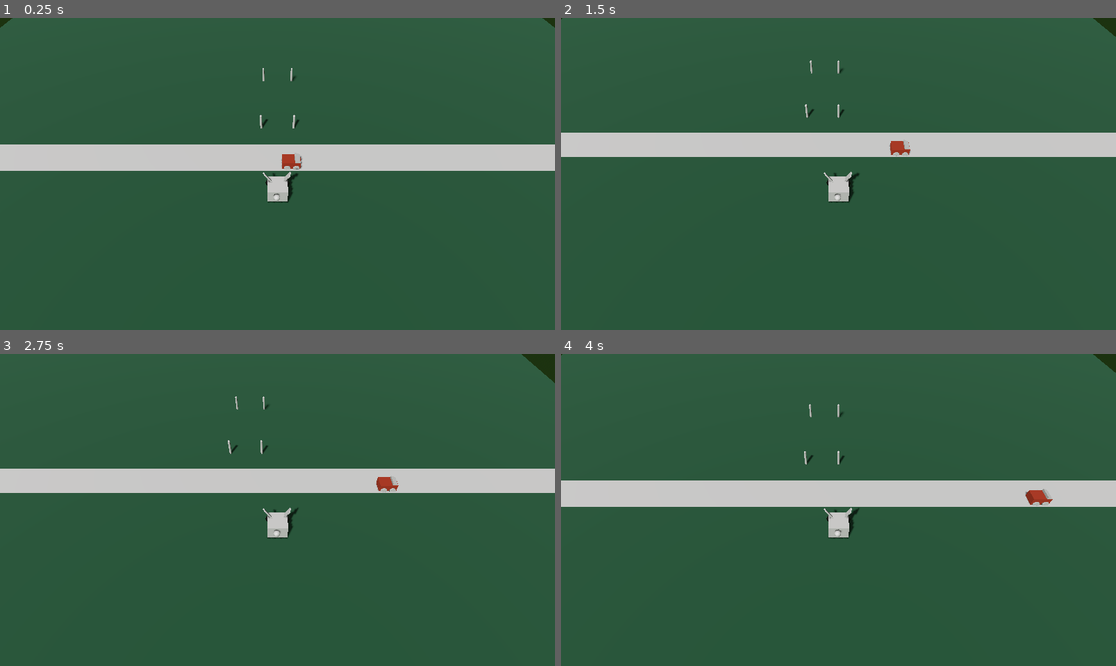
Above: before the commit, frames 1-4 (two rows, left to right).
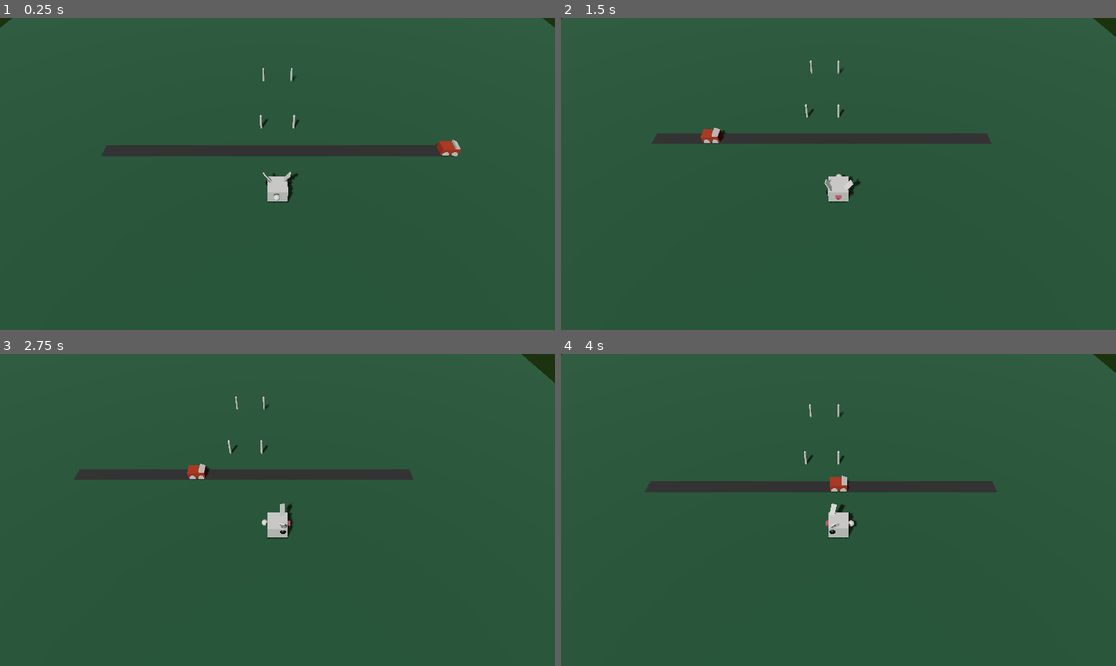
Above: after the commit, the same moments.

Repository: unblinky/danger-dodger-plus
Game: Godot game, scene res://Main/Main.tscn
Two runs of this game, one before a commit and one after it. Both use one fixed random seed, a clock stepped at 60 frames per second and the inputs below.
Inputs:
- Up to frame 1 (0.25 s): no input
- Up to frame 2 (1.5 s): hold D (move_right) 0.53-1.28 s; hold S (move_down) from 1.28 s (still down)
- Up to frame 3 (2.75 s): release S (move_down) at 2.03 s; hold D (move_right) from 2.03 s (still down)
- Up to frame 4 (4 s): release D (move_right) at 2.78 s; hold W (move_up) 2.78-3.53 s; hold A (move_left) from 3.53 s (still down)

The runs differ from the first frame. In frame 1, 8.5% of the frame differs, in the area x 0-100%, y 38-49%; in frame 2, 8.0%; in frame 3, 8.0%; in frame 4, 8.6%, in the area x 0-100%, y 38-60%.

Commit message:
Animal lerping. Reoriented Lane and Vehicle along the -Z (forward) axis.

Diff:
--- a/Code/Animal/Animal.gd
+++ b/Code/Animal/Animal.gd
@@ -1,19 +1,62 @@
 extends Node3D
 class_name Animal
 
-var leap_distance = 1.0
+
+# The secret hand shake.
+# Hold Ctrl + Shift + Drop
+@onready var graphics: Node3D = $Graphics
+
+var leap_distance: float = 1.0
+var weight: float = 1.0 # 0 - 1
+var weight_speed: float = 5.0 # per sec.
+
+var current_spot: Vector3
+var next_spot: Vector3
 
 
-# Called every frame. 'delta' is the elapsed time since the previous frame.
+# lerp(a, b, 0.5)
+#     16, 8, 0.5 = 4
+# lerp(position, next_spot, 0.25)
+
+func _ready() -> void:
+	current_spot = position
+	next_spot = position
+
+
+
 func _process(delta: float) -> void:
 	if Input.is_action_just_pressed("move_left"):
-		position.x -= leap_distance
+		# position.x -= leap_distance
+		next_spot = current_spot + Vector3.LEFT
+		weight = 0.0
+		graphics.rotation_degrees.y = 90.0
 
 	if Input.is_action_just_pressed("move_right"):
-		position.x += leap_distance
+		#position.x += leap_distance
+		next_spot = current_spot + Vector3.RIGHT
+		weight = 0.0
+		graphics.rotation_degrees.y = -90.0
 
 	if Input.is_action_just_pressed("move_up"):
-		position.z -= leap_distance # Forward.
+		#position.z -= leap_distance # Forward.
+		next_spot = current_spot + Vector3.FORWARD
+		weight = 0.0
+		graphics.rotation_degrees.y = 0.0
 
 	if Input.is_action_just_pressed("move_down"):
-		position.z += leap_distance # Backward.
+		#position.z += leap_distance # Backward.
+		next_spot = current_spot + Vector3.BACK
+		weight = 0.0
+		graphics.rotation_degrees.y = 180.0
+
+	# TESTING:
+	# Tweening.
+	if weight < 1.0:
+		weight += weight_speed * delta
+	# Resting.
+	else:
+		weight = 1.0
+		current_spot = next_spot
+
+	print(weight)
+	position = lerp(current_spot, next_spot, weight)
--- a/Code/Animal/Animal.tscn
+++ b/Code/Animal/Animal.tscn
@@ -13,31 +13,45 @@
 
 [sub_resource type="SphereMesh" id="SphereMesh_yvsqr"]
 
+[sub_resource type="StandardMaterial3D" id="StandardMaterial3D_uunli"]
+albedo_color = Color(0.5219679, 0.23040357, 0.29027018, 1)
+
+[sub_resource type="PrismMesh" id="PrismMesh_fh211"]
+
 [node name="Animal" type="Node3D" unique_id=1611622270]
 script = ExtResource("1_yvsqr")
 
-[node name="Body" type="MeshInstance3D" parent="." unique_id=1379391085]
+[node name="Graphics" type="Node3D" parent="." unique_id=1457047497]
+
+[node name="Body" type="MeshInstance3D" parent="Graphics" unique_id=1379391085]
 transform = Transform3D(1, 0, 0, 0, 1, 0, 0, 0, 1, 0.008780956, 0.46922207, 0)
 mesh = SubResource("BoxMesh_fh211")
+skeleton = NodePath("../..")
+metadata/_edit_group_ = true
 
-[node name="EarR" type="MeshInstance3D" parent="Body" unique_id=689754235]
+[node name="EarR" type="MeshInstance3D" parent="Graphics/Body" unique_id=689754235]
 transform = Transform3D(0.88394004, 0.41777003, -0.21004376, -0.44535083, 0.88907695, -0.10585278, 0.14252299, 0.18711066, 0.97194487, 0.46571037, 0.6351528, -0.2653396)
 mesh = SubResource("BoxMesh_uunli")
 
-[node name="EarL" type="MeshInstance3D" parent="Body" unique_id=869476005]
+[node name="EarL" type="MeshInstance3D" parent="Graphics/Body" unique_id=869476005]
 transform = Transform3D(0.75704175, -0.52273864, 0.39195898, 0.4642092, 0.85249287, 0.24034469, -0.45977974, -1.4875282e-08, 0.888033, -0.4872176, 0.61453664, -0.24241447)
 mesh = SubResource("BoxMesh_uunli")
 
-[node name="Tail" type="MeshInstance3D" parent="Body" unique_id=2128601639]
+[node name="Tail" type="MeshInstance3D" parent="Graphics/Body" unique_id=2128601639]
 transform = Transform3D(0.316, 0, 0, 0, 0.316, 0, 0, 0, 0.316, -0.03817308, 0.17089844, 0.628713)
 mesh = SubResource("SphereMesh_fh211")
 
-[node name="Tail2" type="MeshInstance3D" parent="Body" unique_id=1036979934]
+[node name="EyeL" type="MeshInstance3D" parent="Graphics/Body" unique_id=1036979934]
 transform = Transform3D(0.316, 0, 0, 0, 0.316, 0, 0, 0, 0.316, -0.45263982, 0.11950719, -0.291273)
 material_override = ExtResource("2_w71v0")
 mesh = SubResource("SphereMesh_yvsqr")
 
-[node name="Tail3" type="MeshInstance3D" parent="Body" unique_id=262153841]
+[node name="EyeR" type="MeshInstance3D" parent="Graphics/Body" unique_id=262153841]
 transform = Transform3D(0.316, 0, 0, 0, 0.316, 0, 0, 0, 0.316, 0.44323385, 0.11950719, -0.2717024)
 material_override = ExtResource("2_w71v0")
 mesh = SubResource("SphereMesh_yvsqr")
+
+[node name="Nose" type="MeshInstance3D" parent="Graphics/Body" unique_id=1882221723]
+transform = Transform3D(-0.29599997, -5.3150522e-08, -3.9693076e-16, 4.363025e-08, -0.34361634, 0.0490578, -9.696512e-09, 0.076366276, 0.22073965, 0, 0, -0.48210275)
+material_override = SubResource("StandardMaterial3D_uunli")
+mesh = SubResource("PrismMesh_fh211")
--- a/Code/Lane/Lane.tscn
+++ b/Code/Lane/Lane.tscn
@@ -2,12 +2,19 @@
 
 [ext_resource type="Script" uid="uid://bj8g6bnqfxidb" path="res://Lane/Lane.gd" id="1_ah24w"]
 
+[sub_resource type="StandardMaterial3D" id="StandardMaterial3D_w71v0"]
+albedo_color = Color(0.099868216, 0.099868216, 0.099868216, 1)
+
 [sub_resource type="PlaneMesh" id="PlaneMesh_fh211"]
-size = Vector2(50, 1)
+size = Vector2(0.9, 20)
 
 [node name="Lane" type="Node3D" unique_id=882810251]
 script = ExtResource("1_ah24w")
 
 [node name="MeshInstance3D" type="MeshInstance3D" parent="." unique_id=1315885468]
 transform = Transform3D(1, 0, 0, 0, 1, 0, 0, 0, 1, 0, 0.068404436, 0)
+material_override = SubResource("StandardMaterial3D_w71v0")
 mesh = SubResource("PlaneMesh_fh211")
+
+[node name="Node3D" type="Node3D" parent="." unique_id=14474007]
+transform = Transform3D(1, 0, 0, 0, 1, 0, 0, 0, 1, 0, 0, -12)
--- a/Code/Main/Main.tscn
+++ b/Code/Main/Main.tscn
@@ -49,6 +49,7 @@
 [node name="Ground" type="MeshInstance3D" parent="." unique_id=706901599]
 material_override = SubResource("StandardMaterial3D_b8jnt")
 mesh = SubResource("PlaneMesh_sauc4")
+metadata/_edit_lock_ = true
 
 [node name="MeshInstance3D" type="MeshInstance3D" parent="Ground" unique_id=515130880]
 transform = Transform3D(1, 0, 0, 0, 1, 0, 0, 0, 1, 1, 0, -5)
@@ -70,11 +71,8 @@
 mesh = SubResource("CapsuleMesh_fh211")
 skeleton = NodePath("../..")
 
-[node name="Lane" parent="." unique_id=882810251 instance=ExtResource("3_ps1la")]
-transform = Transform3D(1, 0, 0, 0, 1, 0, 0, 0, 1, 0, 0, -2)
+[node name="Lane2" parent="." unique_id=1175087689 instance=ExtResource("3_ps1la")]
+transform = Transform3D(-4.371139e-08, 0, -1, 0, 1, 0, 1, 0, -4.371139e-08, 0, 0, -3)
 
-[node name="Vehicle" parent="Lane" unique_id=1567141910 instance=ExtResource("4_6aewd")]
-transform = Transform3D(-4.371139e-08, 0, -1, 0, 1, 0, 1, 0, -4.371139e-08, 0, 0, 0)
-
-[node name="Lane2" parent="." unique_id=1175087689 instance=ExtResource("3_ps1la")]
-transform = Transform3D(1, 0, 0, 0, 1, 0, 0, 0, 1, 0, 0, -3)
+[node name="Vehicle" parent="Lane2" unique_id=840324458 instance=ExtResource("4_6aewd")]
+transform = Transform3D(1, 0, 0, 0, 1, 0, 0, 0, 1, 0, 0, -9)
--- a/Code/Vehicle/Vehicle.gd
+++ b/Code/Vehicle/Vehicle.gd
@@ -2,9 +2,11 @@
 class_name Vehicle
 
 var speed: float = 3.0 # m/s.
-var kill_distance: float = 25.0
+
+## Meters in front of car. Clamp the vehicle's loop distance traved.
+var kill_distance: float = 10.0
 
 func _process(delta: float) -> void:
-	position.x += speed * delta
-	if position.x > kill_distance:
-		position.x = -kill_distance
+	position.z -= speed * delta # Forward.
+	if position.z < -kill_distance:
+		position.z = kill_distance
